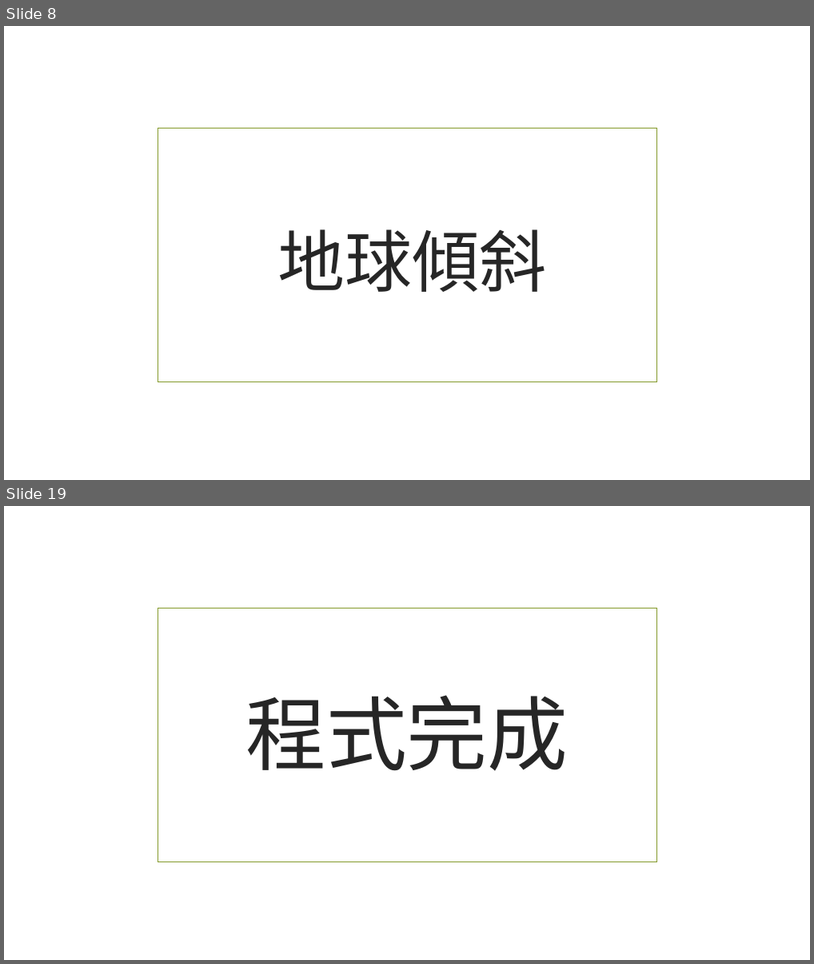
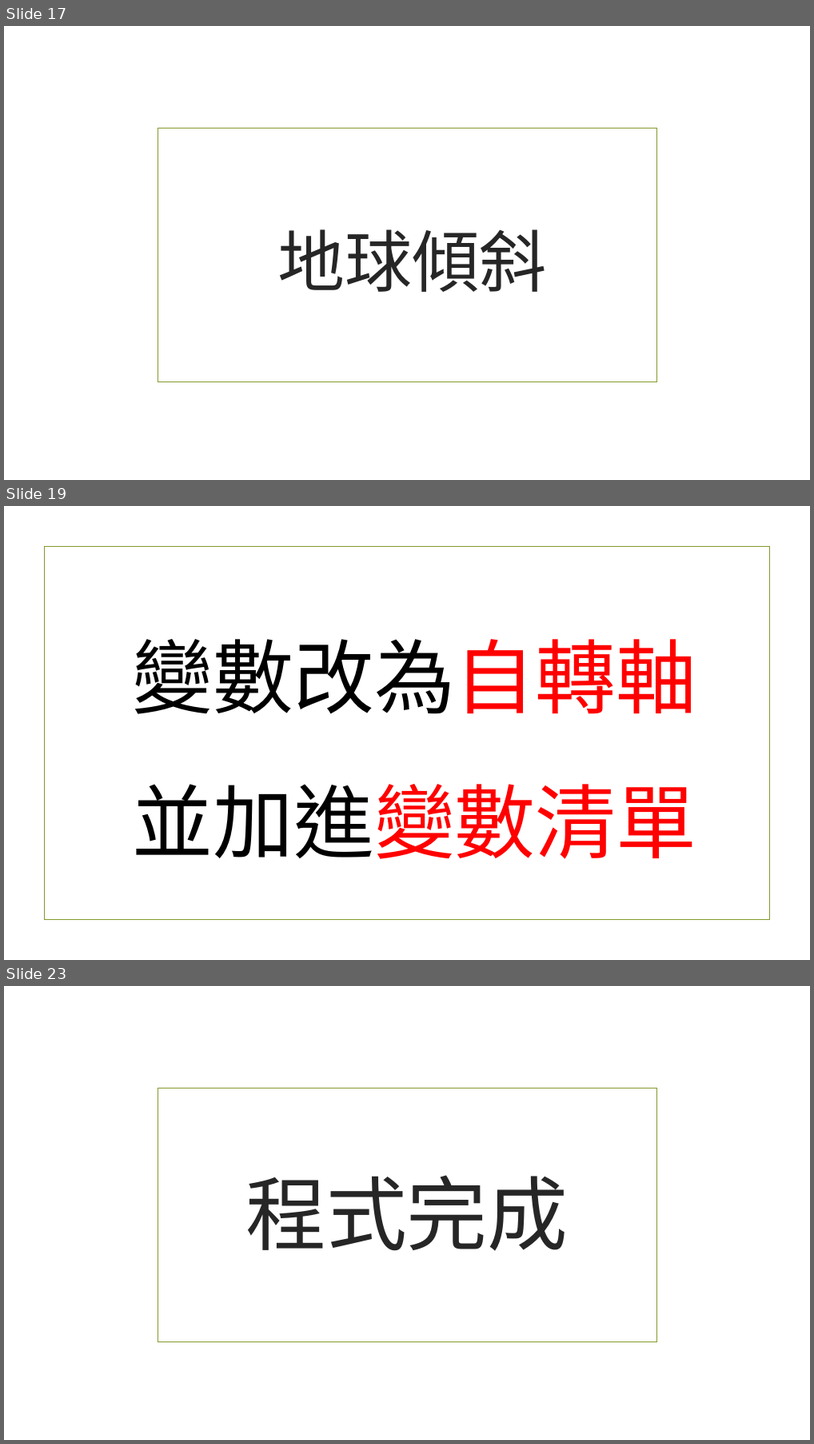
Before and after one commit to beardad1975/py4t, a slide deck: 課程資料/3D空間大探索/02轉動地球.pptx. Shown one above the other, each under a label of ours: slides 8 and 19 before the commit, slides 17, 19 and 23 after it; the slides between them are not shown. The pictures are 814x964 and 814x1444 pixels, drawn with LibreOffice and Linux fonts; fonts in the diff are those of the drawing; background and template pictures are left out. Boxes give left, top, right and bottom in pixels: in the first picture for what was removed or moved away, otherwise in the second. Text is boxed around its words. In the diff, an @@ line names an element or a change of style, - is before the commit and + after.

```diff
--- a/課程資料/3D空間大探索/02轉動地球.pptx
+++ b/課程資料/3D空間大探索/02轉動地球.pptx
@@ slide 19 added at [4,506,810,960], background picture (left out) @@
@@ rectangle added at [44,547,770,920], outline #83992A 1.25 pt @@
@@ title added at [133,639,698,859], 96 pt, text #000000 @@
+變數改為自轉軸
+並加進變數清單
@@ what was slide 8 is now slide 17 @@
@@ what was slide 19 is now slide 23 @@
```
Also in this commit, not shown: 5 slides changed, 10 other slides added, 7 slides removed, 17 other files.
